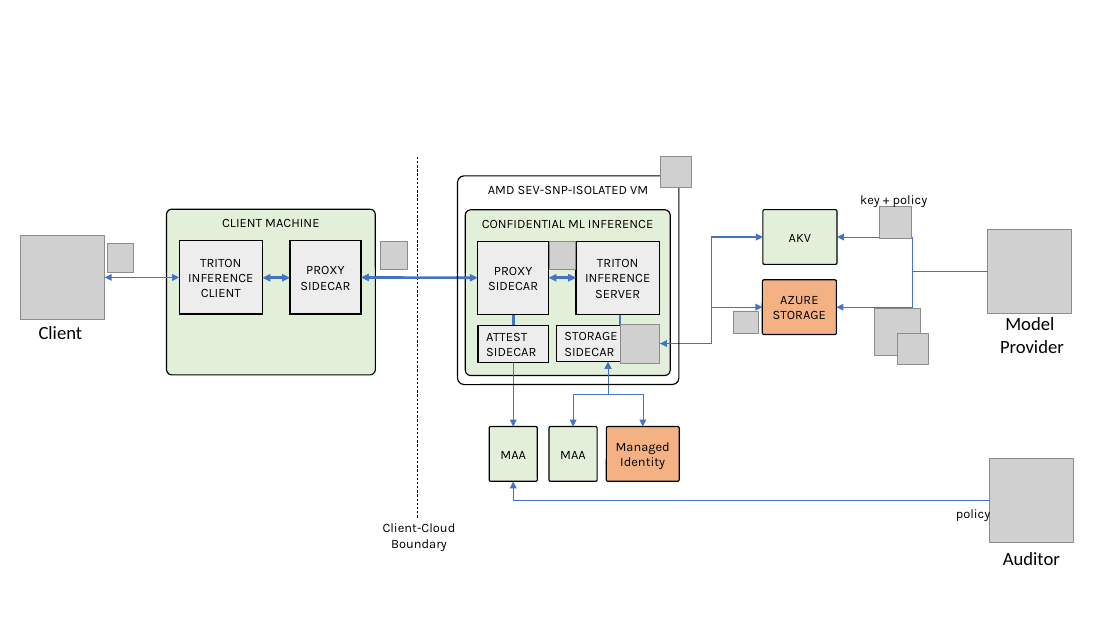
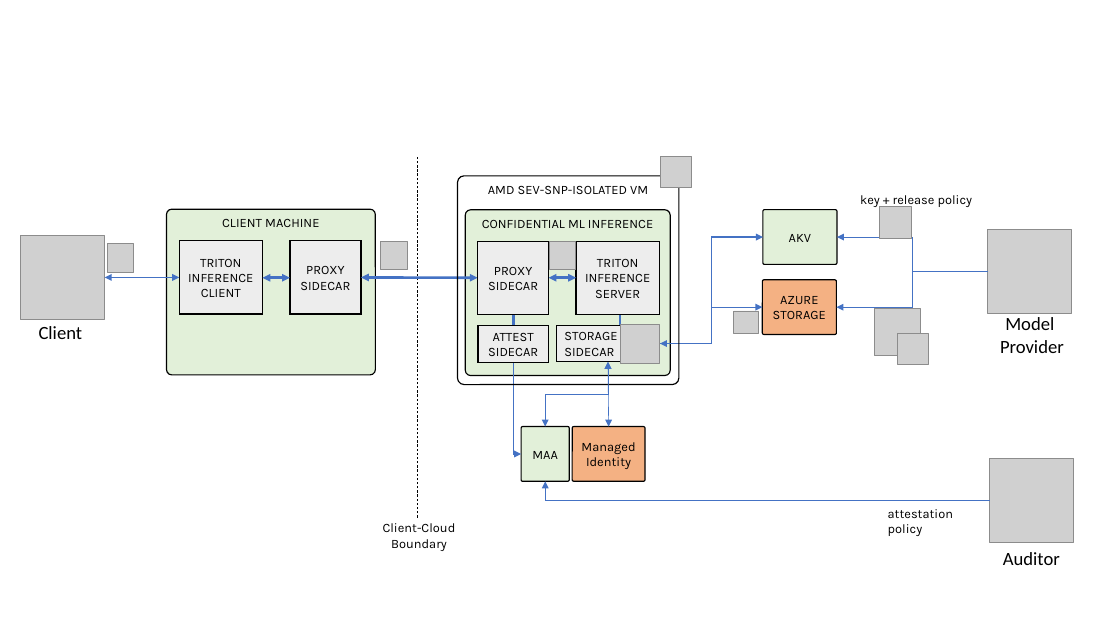
Before and after one commit to microsoft/confidential-ai, a slide deck: slide 3 of inference/docs/images/diagrams.pptx. Drawn at 1120x630 pixels with LibreOffice and Linux fonts; fonts in the diff are those of the drawing; grey boxes stand for pictures; background and template pictures are left out. Boxes give left, top, right and bottom in pixels: in the first picture for what was removed or moved away, otherwise in the second. Text is boxed around its words. In the diff, an @@ line names an element or a change of style, - is before the commit and + after.

```diff
--- a/inference/docs/images/diagrams.pptx
+++ b/inference/docs/images/diagrams.pptx
@@ text at [860,195,973,208]: text changed @@
-key + policy
+key + release policy
@@ rounded rectangle "ATTEST SIDECAR" at [478,326,549,362]: alignment left to centre @@
@@ elbow arrow moved from (513, 362) - (513, 427) to (513, 362) - (521, 454) @@
@@ elbow double arrow moved from (573, 427) - (608, 362) to (545, 427) - (608, 362) @@
@@ elbow double arrow removed from (643, 427) to (608, 362) @@
@@ double arrow added from (608, 362) to (609, 427), #4472C4 0.5 pt @@
@@ rounded rectangle removed at [489,427,537,481] @@
-MAA
@@ rounded rectangle "MAA": place and size @@
-rounded rectangle "MAA" at [549,427,597,481]
+rounded rectangle "MAA" at [521,427,569,481]
@@ rounded rectangle "Managed": place and size @@
-rounded rectangle "Managed" at [607,427,680,481]
+rounded rectangle "Managed" at [572,427,645,481]
@@ elbow arrow moved from (991, 501) - (513, 481) to (991, 501) - (545, 481) @@
@@ text at [888,509,953,536]: text changed @@
-policy
+attestation policy
```
Also in this commit, not shown: 2 other files.
